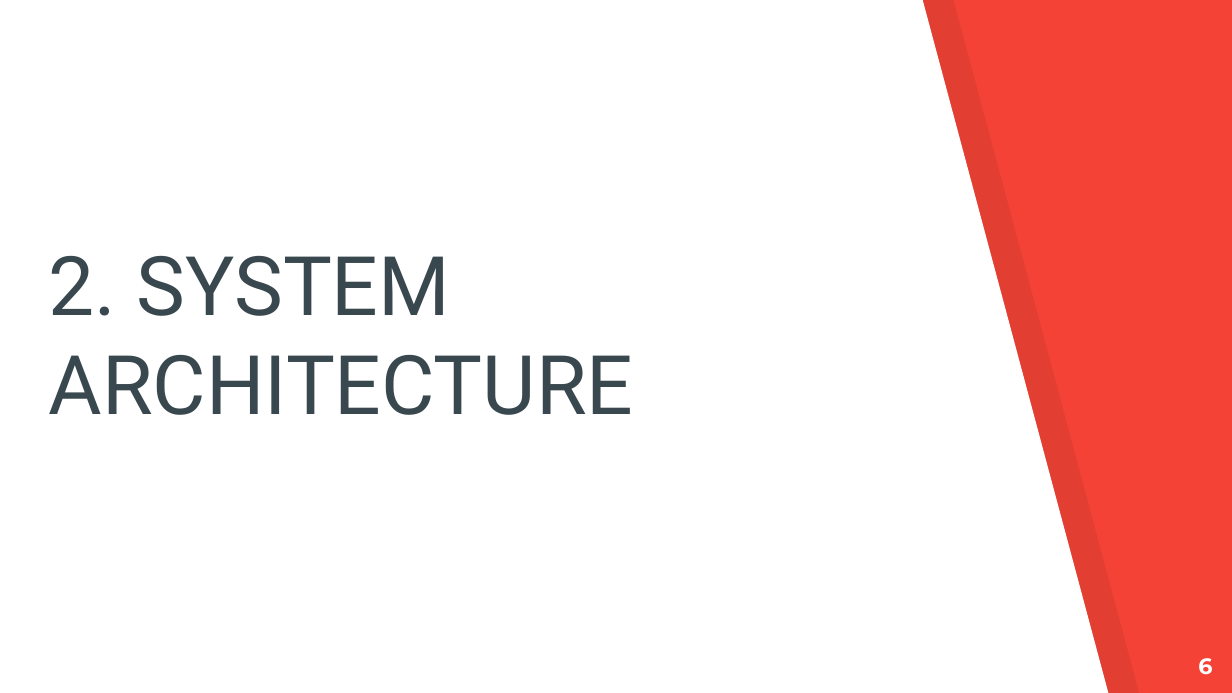
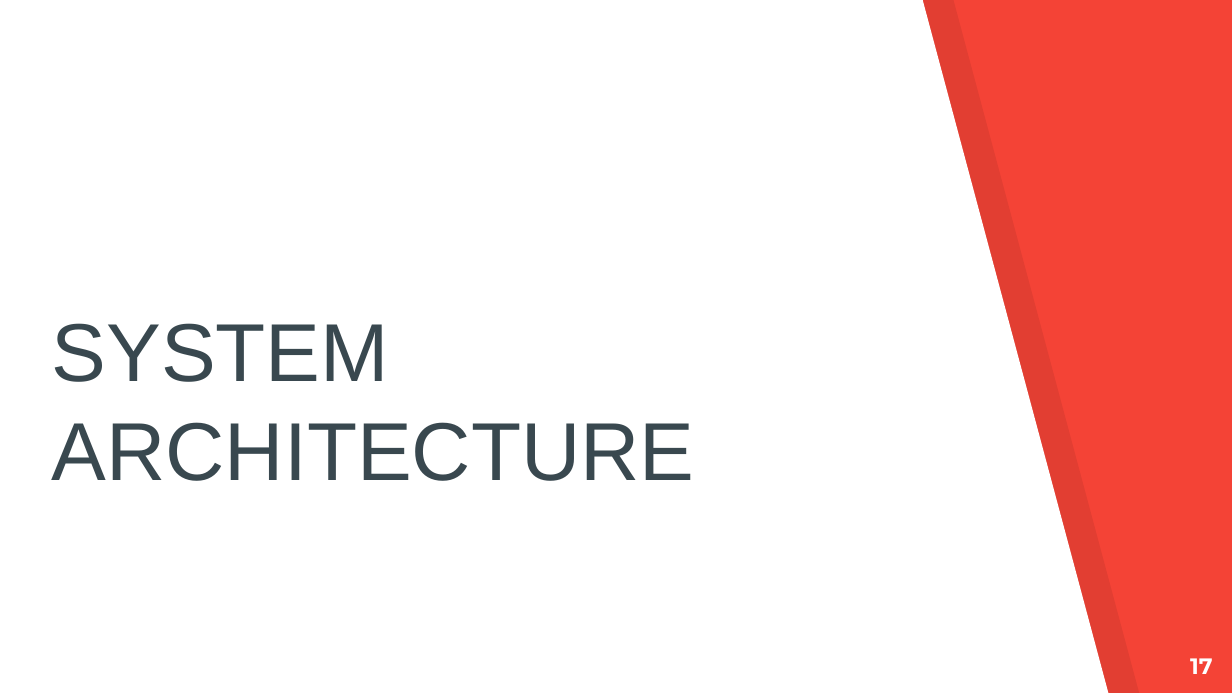
Before and after one commit to huukhang20/SWP391, a slide deck: slide 17 of Documents/pp_miniCap.pptx (slide 6 before the commit). Drawn at 1232x693 pixels with LibreOffice and Linux fonts; fonts in the diff are those of the drawing. Boxes give left, top, right and bottom in pixels: in the first picture for what was removed or moved away, otherwise in the second. Text is boxed around its words. In the diff, an @@ line names an element or a change of style, - is before the commit and + after.

```diff
--- a/Documents/pp_miniCap.pptx
+++ b/Documents/pp_miniCap.pptx
@@ title at [52, 323, 695, 481]: text changed; font Roboto to Arial @@
-2. SYSTEM ARCHITECTURE
+SYSTEM ARCHITECTURE
@@ page number at [1190, 658, 1212, 674]: text changed @@
-6
+17
```
Also in this commit, not shown: 6 other slides changed, 28 slides added, 3 slides removed, 1 other file.
